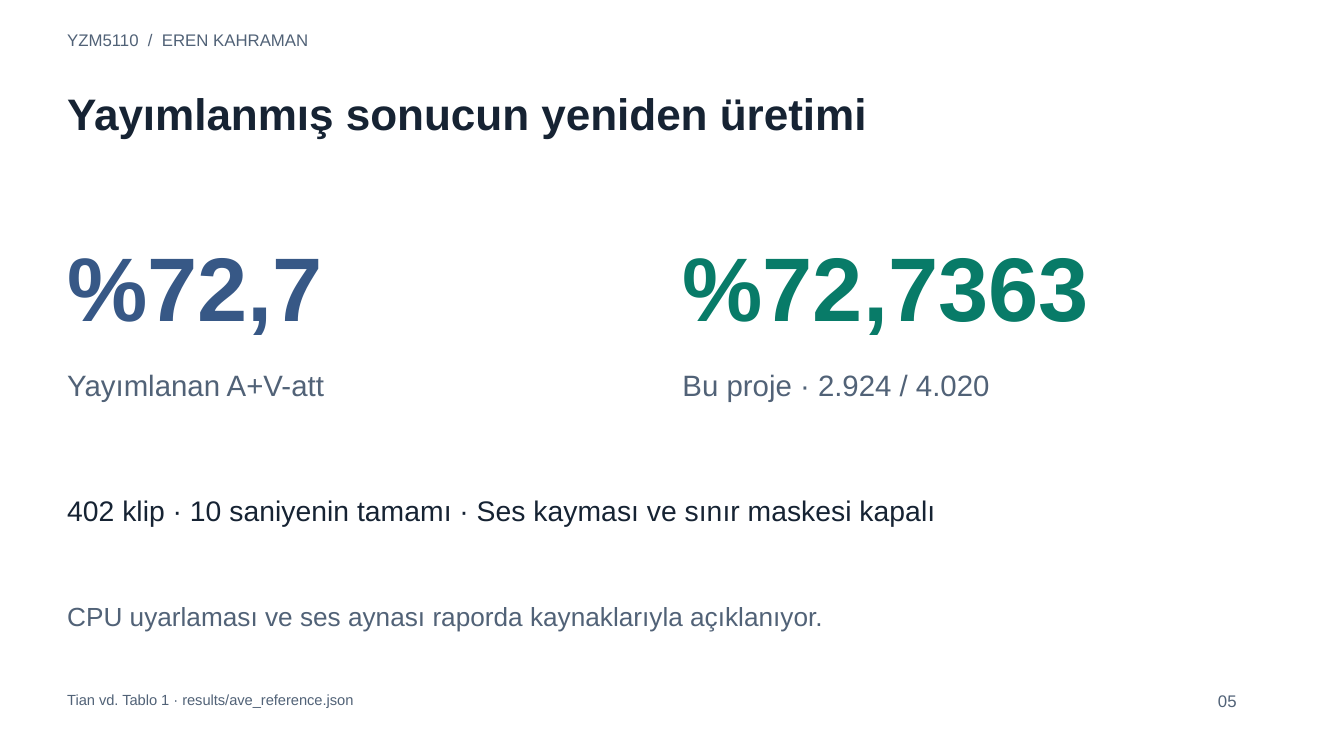
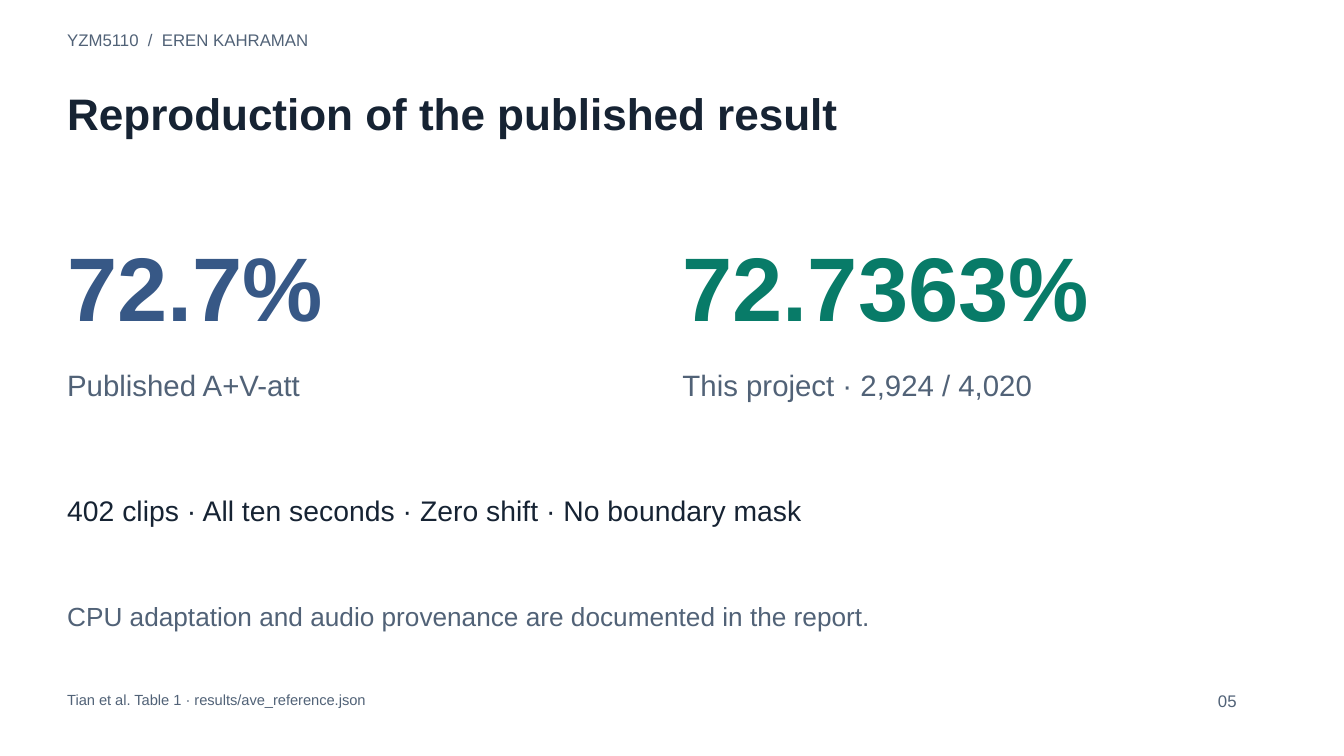
Before and after one commit to yasarkasa/yzm5110-ave-audio-shifts, a slide deck: slide 5 of output/slides/Kahraman_YZM5110_Presentation.pptx. Drawn at 1344x756 pixels with LibreOffice and Linux fonts; fonts in the diff are those of the drawing. Boxes give left, top, right and bottom in pixels: in the first picture for what was removed or moved away, otherwise in the second. Text is boxed around its words. In the diff, an @@ line names an element or a change of style, - is before the commit and + after.

Commit message:
Prepare English report, slides and submission documentation

```diff
--- a/output/slides/Kahraman_YZM5110_Presentation.pptx
+++ b/output/slides/Kahraman_YZM5110_Presentation.pptx
@@ text at box(67, 98, 837, 138): text changed @@
-Yayımlanmış sonucun yeniden üretimi
+Reproduction of the published result
@@ text at box(67, 258, 323, 322): text changed @@
-%72,7
+72.7%
@@ text at box(682, 258, 1088, 322): text changed @@
-%72,7363
+72.7363%
@@ text at box(67, 374, 300, 397): text changed @@
-Yayımlanan A+V-att
+Published A+V-att
@@ text at box(682, 374, 1032, 402): text changed @@
-Bu proje · 2.924 / 4.020
+This project · 2,924 / 4,020
@@ text at box(67, 500, 802, 527): text changed @@
-402 klip · 10 saniyenin tamamı · Ses kayması ve sınır maskesi kapalı
+402 clips · All ten seconds · Zero shift · No boundary mask
@@ text at box(67, 607, 870, 632): text changed @@
-CPU uyarlaması ve ses aynası raporda kaynaklarıyla açıklanıyor.
+CPU adaptation and audio provenance are documented in the report.
@@ text at box(67, 694, 365, 708): text changed @@
-Tian vd. Tablo 1 · results/ave_reference.json
+Tian et al. Table 1 · results/ave_reference.json
```
Also in this commit, not shown: 14 other slides changed, 12 other files.
